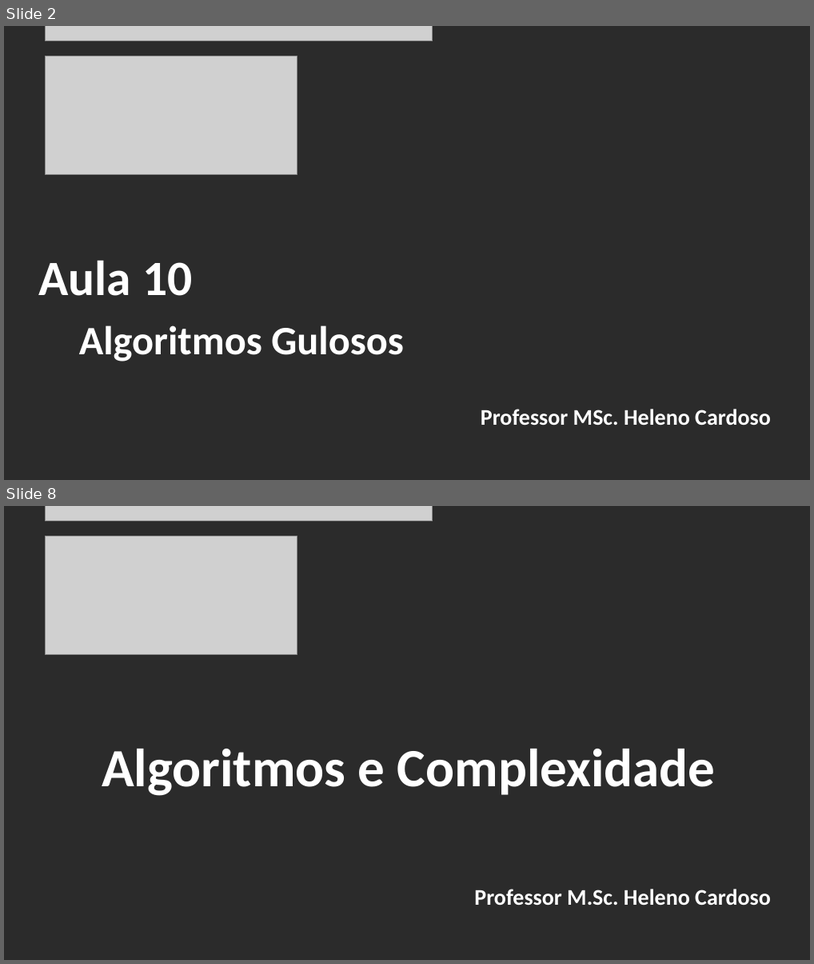
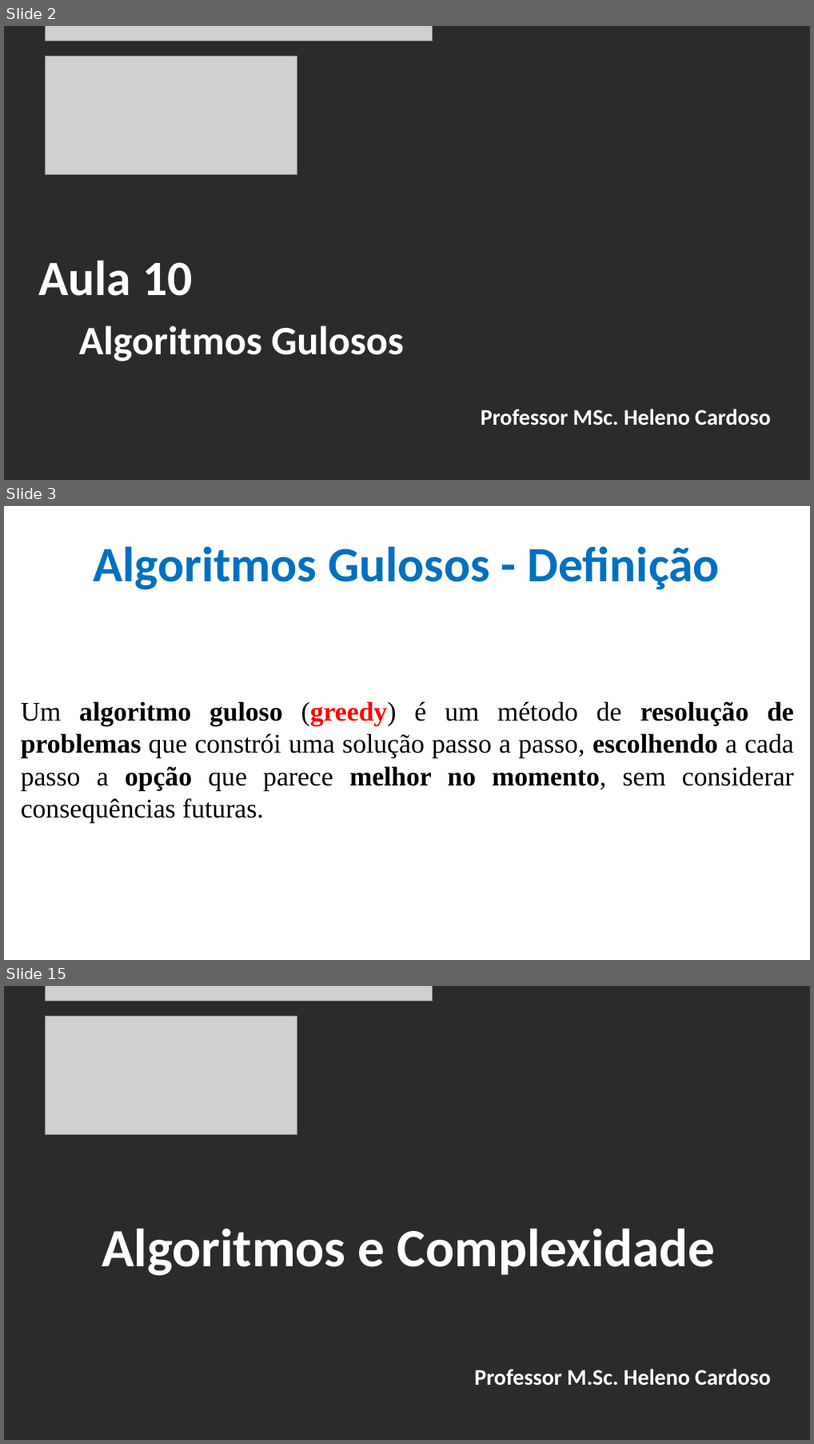
Before and after one commit to CloudEducationBrazil/WydenAlgoritmosEComplexidade, a slide deck: 01 Classes/Aula 10 - Algoritmos e Complexidade - Algoritmos Gulosos.pptx. Shown one above the other, each under a label of ours: slides 2 and 8 before the commit, slides 2, 3 and 15 after it; the slides between them are not shown. The pictures are 814x964 and 814x1444 pixels, drawn with LibreOffice and Linux fonts; fonts in the diff are those of the drawing; grey boxes stand for pictures; background and template pictures are left out; a plain dark background stands for a picture behind light text. Boxes give left, top, right and bottom in pixels: in the first picture for what was removed or moved away, otherwise in the second. Text is boxed around its words. In the diff, an @@ line names an element or a change of style, - is before the commit and + after.

Commit message:
Alg e Compl - Alg Gulosos e Divisão e Conquista 21102025

```diff
--- a/01 Classes/Aula 10 - Algoritmos e Complexidade - Algoritmos Gulosos.pptx
+++ b/01 Classes/Aula 10 - Algoritmos e Complexidade - Algoritmos Gulosos.pptx
@@ slide 3 added at bbox=[4, 506, 810, 960], background picture (left out) @@
@@ title added at bbox=[93, 546, 720, 590], 44 pt, text #0070C0, bold @@
+Algoritmos Gulosos - Definição
@@ text added at bbox=[21, 701, 794, 822], 24 pt, text #000000 @@
+Um algoritmo guloso (greedy) é um método de resolução de problemas que constrói uma solução passo a passo, escolhendo a cada passo a opção que parece melhor no momento, sem considerar consequências futuras.
@@ what was slide 8 is now slide 15 @@
```
Also in this commit, not shown: 4 slides changed, 7 other slides added, 1 slide removed, 21 other files.
